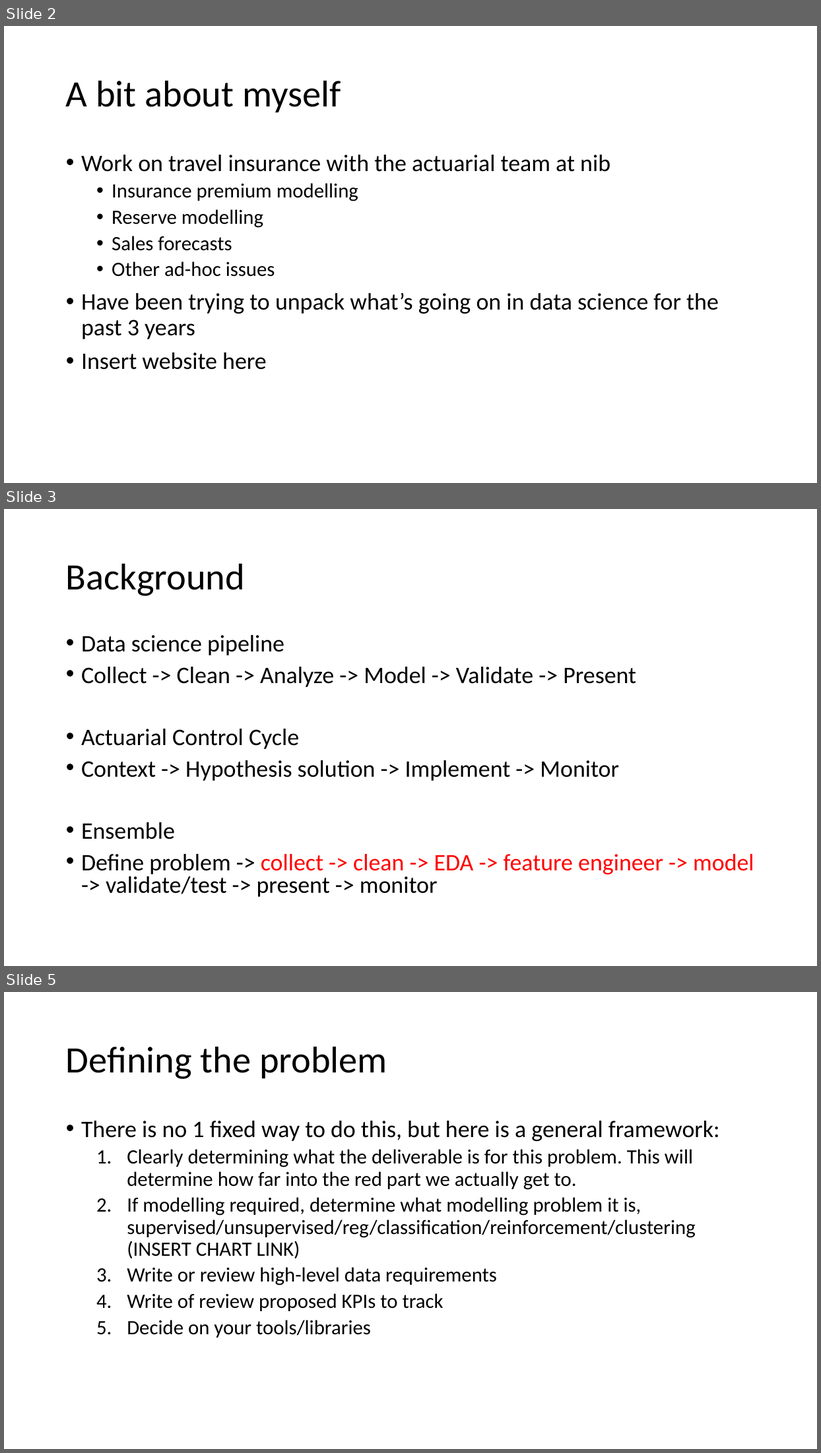
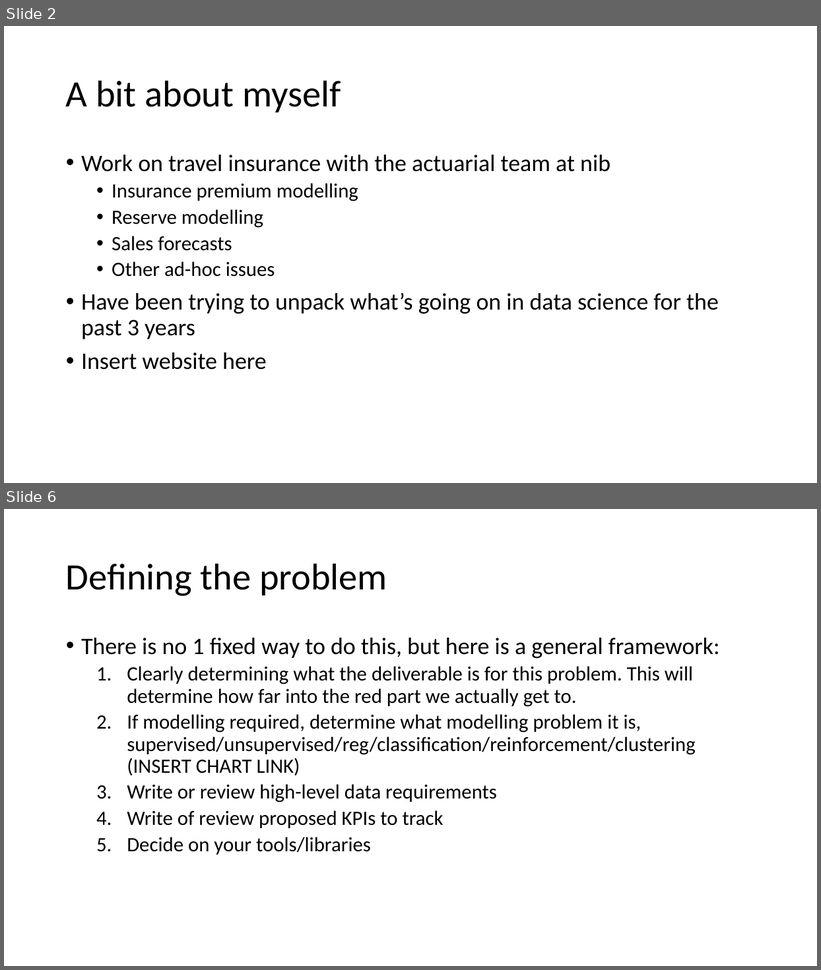
Before and after one commit to jtsw1990/datascience-eda-prezo, a slide deck: Problem Formulation & EDA.pptx. Shown one above the other, each under a label of ours: slides 2, 3 and 5 before the commit, slides 2 and 6 after it; the slides between them are not shown. The pictures are 821x1453 and 821x970 pixels, drawn with LibreOffice and Linux fonts; fonts in the diff are those of the drawing. Boxes give left, top, right and bottom in pixels: in the first picture for what was removed or moved away, otherwise in the second. Text is boxed around its words. In the diff, an @@ line names an element or a change of style, - is before the commit and + after.

```diff
--- a/Problem Formulation & EDA.pptx
+++ b/Problem Formulation & EDA.pptx
@@ slide 3 removed at (x1=4, y1=509, x2=817, y2=966), background #FFFFFF @@
@@ title removed at (x1=66, y1=563, x2=245, y2=596) @@
-Background
@@ text removed at (x1=81, y1=635, x2=754, y2=897) @@
-• Data science pipeline
-• Collect -> Clean -> Analyze -> Model -> Validate -> Present
-• Actuarial Control Cycle
-• Context -> Hypothesis solution -> Implement -> Monitor
-• Ensemble
-• Define problem -> collect -> clean -> EDA -> feature engineer -> model -> validate/test -> present -> monitor
@@ what was slide 5 is now slide 6 @@
```
Also in this commit, not shown: 2 slides changed, 7 slides added, 5 other files.
